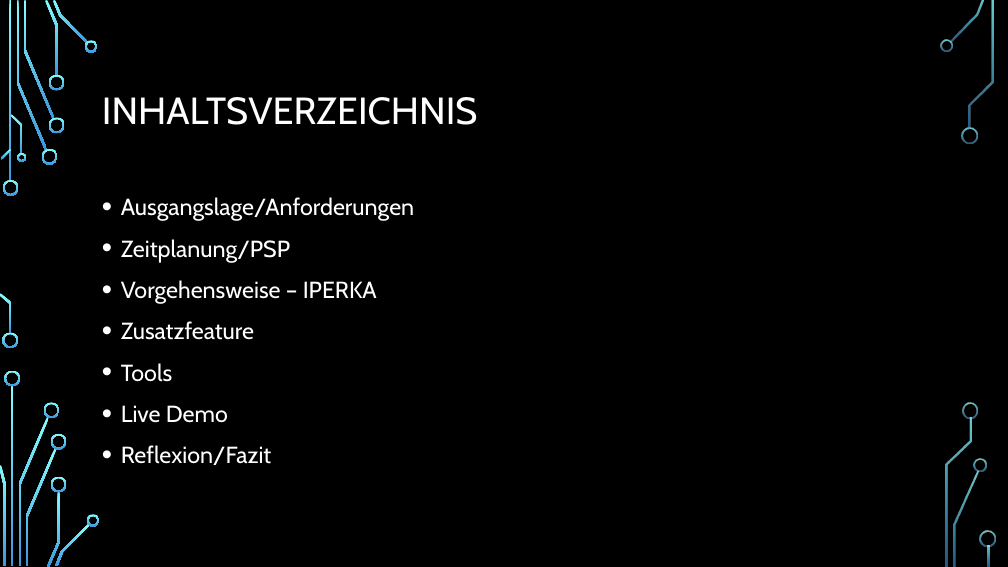
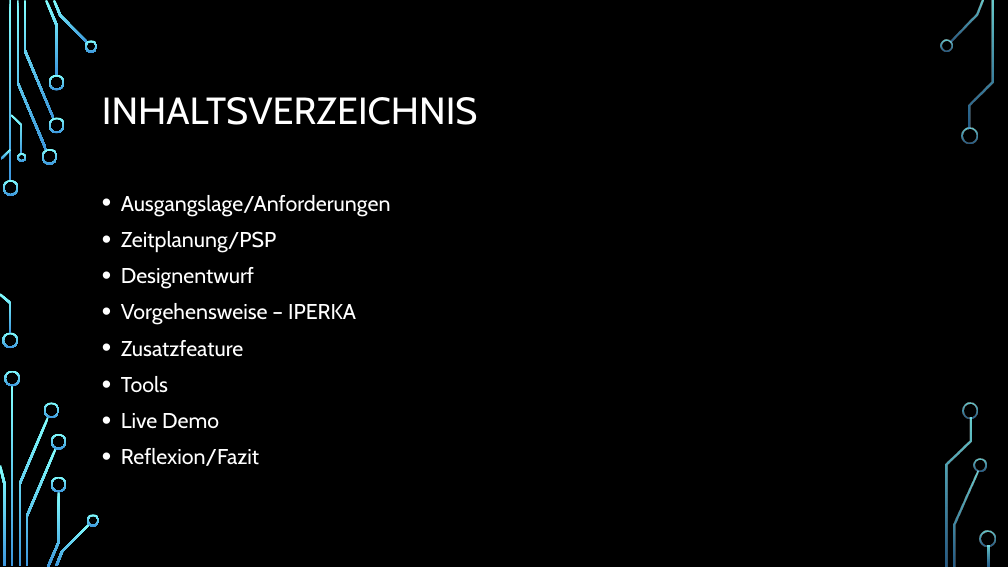
Before and after one commit to alexanderternst/JetstreamServiceNETWPF, a slide deck: slide 2 of Projektdokumentation/ProjektarbeitJetstreamSkiserviceAPI.pptx. Drawn at 1008x567 pixels with LibreOffice and Linux fonts; fonts in the diff are those of the drawing; background and template pictures are left out. Boxes give left, top, right and bottom in pixels: in the first picture for what was removed or moved away, otherwise in the second. Text is boxed around its words. In the diff, an @@ line names an element or a change of style, - is before the commit and + after.

```diff
--- a/Projektdokumentation/ProjektarbeitJetstreamSkiserviceAPI.pptx
+++ b/Projektdokumentation/ProjektarbeitJetstreamSkiserviceAPI.pptx
@@ text at box(121, 195, 391, 466): size 22.2 to 20.4 pt in "Ausgangslage/Anforderungen", "Zeitplanung/PSP", "Vorgehensweise – IPERKA", "Zusatzfeature" and 3 more places; line spacing 1.1 to 1 @@
@@ text at box(121, 267, 254, 289): paragraph added @@
+• Designentwurf
```
Also in this commit, not shown: 2 other slides changed, 1 slide added.
